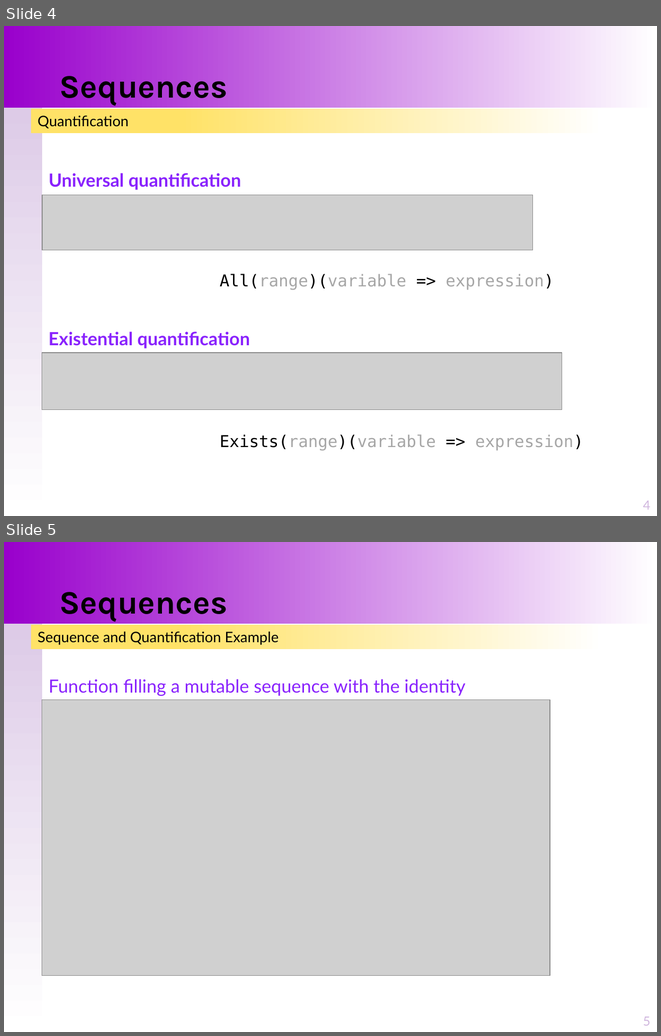
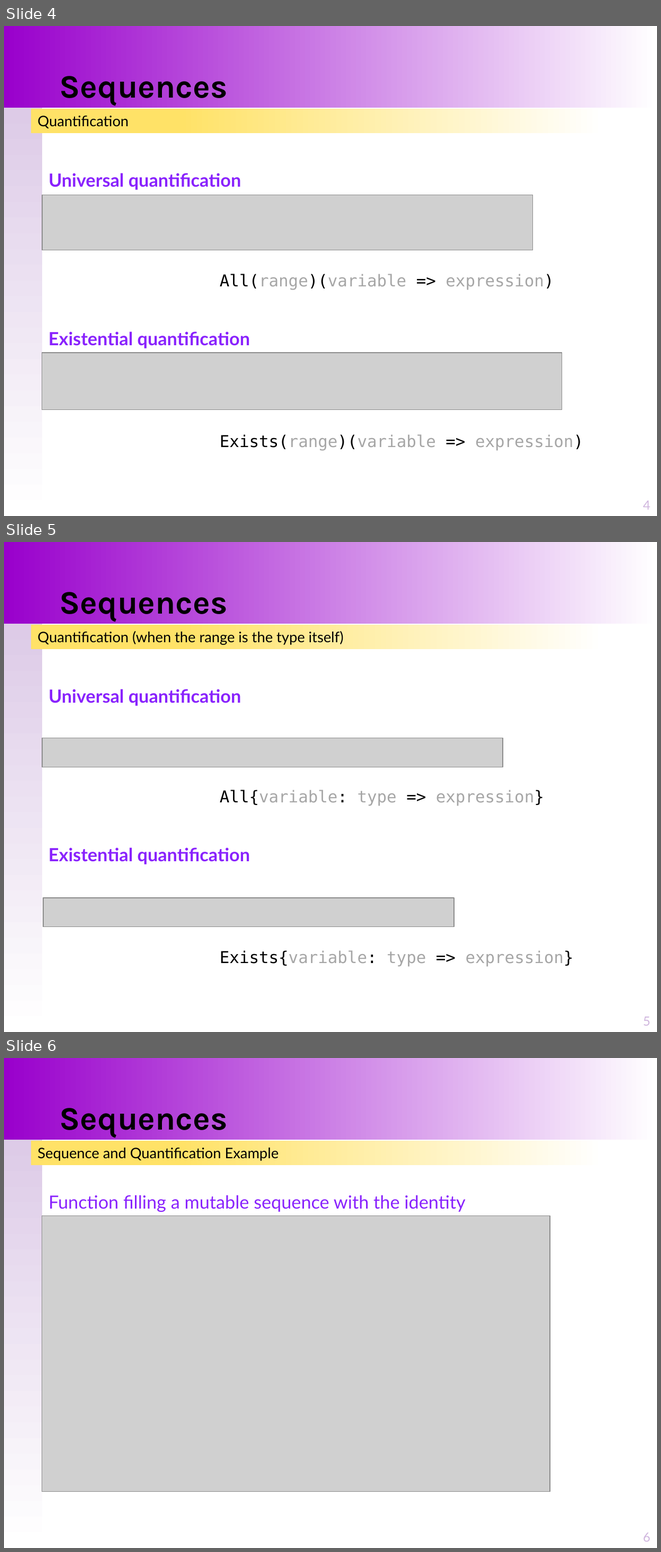
Before and after one commit to santoslab/stress24, a slide deck: slides/M-02-02-Sequences-Quantification.pptx. Shown one above the other, each under a label of ours: slides 4 and 5 before the commit, slides 4, 5 and 6 after it. The pictures are 661x1036 and 661x1552 pixels, drawn with LibreOffice and Linux fonts; fonts in the diff are those of the drawing; grey boxes stand for pictures. Boxes give left, top, right and bottom in pixels: in the first picture for what was removed or moved away, otherwise in the second. Text is boxed around its words. In the diff, an @@ line names an element or a change of style, - is before the commit and + after.

```diff
--- a/slides/M-02-02-Sequences-Quantification.pptx
+++ b/slides/M-02-02-Sequences-Quantification.pptx
@@ slide 5 added at [4, 542, 657, 1032], background #FFFFFF; not listed: 2 template elements that a slide beside it also shows @@
@@ title added at [60, 584, 228, 622], 36 pt, text #000000, bold @@
+Sequences
@@ rectangle added at [32, 625, 604, 649], fill gradient #FFFFFF to #FFE267, 16 pt, text #000000 @@
+Quantification (when the range is the type itself)
@@ text added at [49, 689, 241, 706], 20 pt, text #8922FD, bold @@
+Universal quantification
@@ picture added at [42, 738, 503, 767] @@
@@ text added at [220, 790, 544, 805], 18 pt, text #A6A6A6 @@
+All{variable: type => expression}
@@ text added at [49, 847, 250, 864], 20 pt, text #8922FD, bold @@
+Existential quantification
@@ picture added at [43, 898, 454, 927] @@
@@ text added at [220, 950, 574, 966], 18 pt, text #A6A6A6 @@
+Exists{variable: type => expression}
@@ page number added at [643, 1016, 651, 1025], 14 pt, text #D0B6DE @@
+5
@@ what was slide 5 is now slide 6 @@
@@ page number at [643, 1532, 651, 1541]: text changed @@
-5
+6
```
Also in this commit, not shown: 10 other files.
